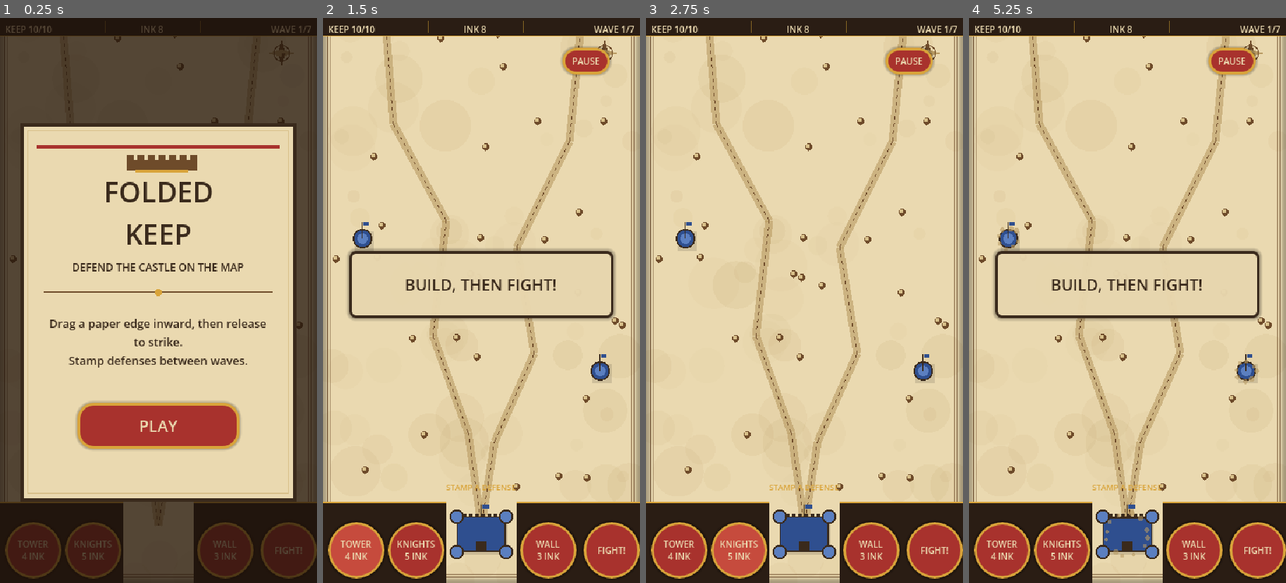
Above: before the commit, frames 1-4 (left to right).
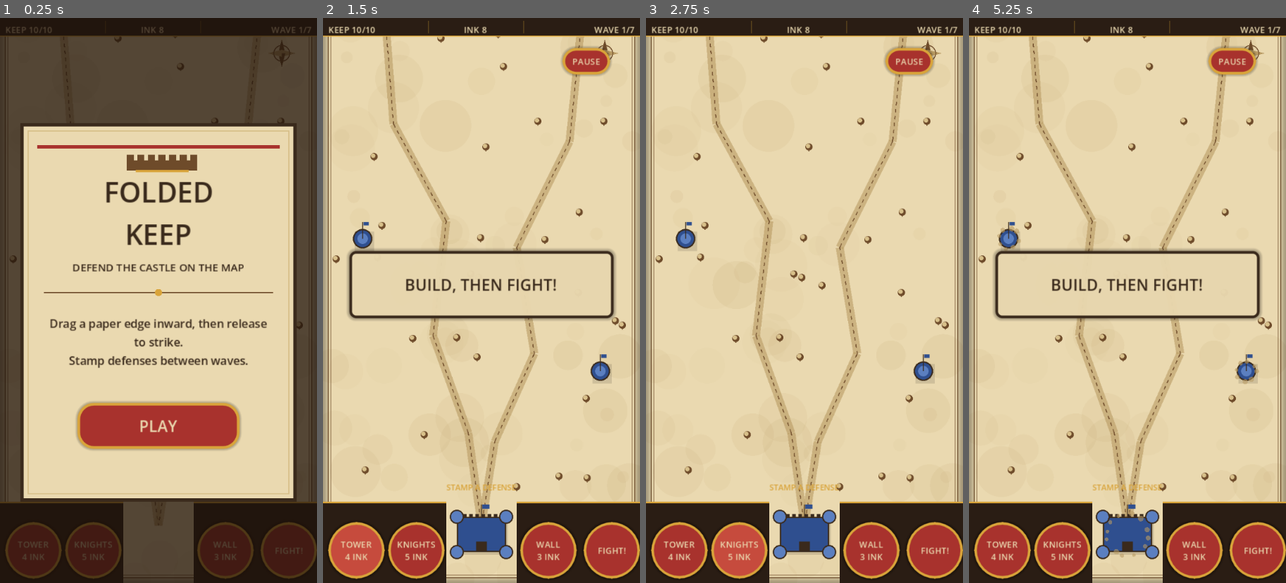
Above: after the commit, the same moments.

Repository: vortechU/folded-keep
Game: Godot game, scene res://scenes/main.tscn
Two runs of this game, one before a commit and one after it. Both use one fixed random seed, a clock stepped at 60 frames per second and the inputs below.
Inputs:
- Up to frame 1 (0.25 s): no input
- Up to frame 2 (1.5 s): click "PLAY" at 0.5 s; click "TOWER 4 INK" at 1.25 s
- Up to frame 3 (2.75 s): click "KNIGHTS 5 INK" at 2 s
- Up to frame 4 (5.25 s): click "WALL 3 INK" at 2.75 s; click "FIGHT!" at 3.5 s; click "PAUSE" at 4.25 s; click "START OVER" at 5 s

The runs differ from the first frame. In frame 1, 4.2% of the frame differs, in the area x 1-100%, y 1-100%; in frame 2, 4.9%; in frame 3, 4.4%; in frame 4, 5.0%, in the area x 0-100%, y 0-100%.

Commit message:
Switch to painted art: canvas_items stretch, linear filtering, map rendered at 2x; ART_BRIEF rewritten for ChatGPT image generation
Co-Authored-By: Claude Opus 5.5 <noreply@anthropic.com>

Diff:
--- a/project.godot
+++ b/project.godot
@@ -28,7 +28,7 @@
 window/size/viewport_height=640
 window/size/window_width_override=540
 window/size/window_height_override=960
-window/stretch/mode="viewport"
+window/stretch/mode="canvas_items"
 window/handheld/orientation=1
 
 [editor_plugins]
@@ -37,7 +37,6 @@
 
 [rendering]
 
-textures/canvas_textures/default_texture_filter=0
 renderer/rendering_method="gl_compatibility"
 renderer/rendering_method.mobile="gl_compatibility"
 textures/vram_compression/import_etc2_astc=true
--- a/scenes/main.tscn
+++ b/scenes/main.tscn
@@ -17,7 +17,7 @@
 
 [node name="MapViewport" type="SubViewport" parent="."]
 disable_3d = true
-canvas_item_default_texture_filter = 0
+canvas_item_default_texture_filter = 1
 size = Vector2i(360, 640)
 render_target_update_mode = 4
 
--- a/scripts/fold/fold_controller.gd
+++ b/scripts/fold/fold_controller.gd
@@ -212,7 +212,7 @@
 func _draw() -> void:
 	var pulse := 0.5 + 0.5 * sin(_pulse * 12.0)
 	for e in _preview:
-		var p: Vector2 = e.pos.round()
+		var p: Vector2 = e.pos
 		match e.outcome:
 			Outcome.CRUSH:
 				var c := Palette.RED.lerp(Color.WHITE, pulse * 0.3)
@@ -222,7 +222,7 @@
 			Outcome.SLAP:
 				draw_arc(p, 7.0, 0.0, TAU, 12, Palette.GOLD, 1.0)
 			Outcome.FLIP:
-				var t: Vector2 = e.target.round()
+				var t: Vector2 = e.target
 				draw_dashed_line(p, t, Palette.BLUE_LIGHT, 1.0, 3.0)
 				draw_arc(t, 4.0, 0.0, TAU, 10, Palette.BLUE_LIGHT, 1.0)
 
--- a/scripts/fx/fx.gd
+++ b/scripts/fx/fx.gd
@@ -155,7 +155,7 @@
 func _draw() -> void:
 	for p in _parts:
 		var k: float = p.t / p.life
-		var pos: Vector2 = p.pos.round()
+		var pos: Vector2 = p.pos
 		var col: Color = p.color
 		match p.kind:
 			Kind.PUFF:
@@ -164,7 +164,7 @@
 			Kind.DROP:
 				var z: float = p.z
 				draw_circle(pos, p.r, Color(0, 0, 0, 0.18))
-				draw_circle((p.pos - Vector2(0, z)).round(), p.r, col)
+				draw_circle(p.pos - Vector2(0, z), p.r, col)
 			Kind.RING:
 				var r: float = p.r * (0.3 + 0.7 * (1.0 - pow(1.0 - k, 3.0)))
 				draw_arc(pos, r, 0.0, TAU, 24, Color(col, 1.0 - k), 2.0 * (1.0 - k) + 0.5)
--- a/scripts/main.gd
+++ b/scripts/main.gd
@@ -6,6 +6,9 @@
 const BuildingScript := preload("res://scripts/buildings/building.gd")
 
 enum Phase { BUILD, WAVE, OVER }
+## The map is rendered at this multiple of its 360x640 logical size, so painted art stays sharp.
+## Gameplay coordinates are unaffected.
+const RENDER_SCALE := 2
 
 @onready var map_viewport: SubViewport = $MapViewport
 @onready var paper: Paper = $MapViewport/World/Paper
@@ -30,6 +33,9 @@
 
 func _ready() -> void:
 	Engine.time_scale = 1.0
+	map_viewport.size = Vector2i(Paper.SIZE * RENDER_SCALE)
+	$MapViewport/World.scale = Vector2.ONE * RENDER_SCALE
+	display.scale = Vector2.ONE / RENDER_SCALE
 	display.texture = map_viewport.get_texture()
 	fold.setup(display)
 	fold.slammed.connect(_on_slammed)
--- a/shaders/fold.gdshader
+++ b/shaders/fold.gdshader
@@ -44,7 +44,7 @@
 }
 
 void fragment() {
-	vec2 p = floor(UV * map_size) + 0.5;
+	vec2 p = UV * map_size;
 	vec3 col = front(texture(TEXTURE, p / map_size).rgb, p);
 	if (fold_active) {
 		float d = dot(p - fold_point, fold_normal);
Not shown, changed: ART_BRIEF.md
Not shown, changed: DESIGN.md
